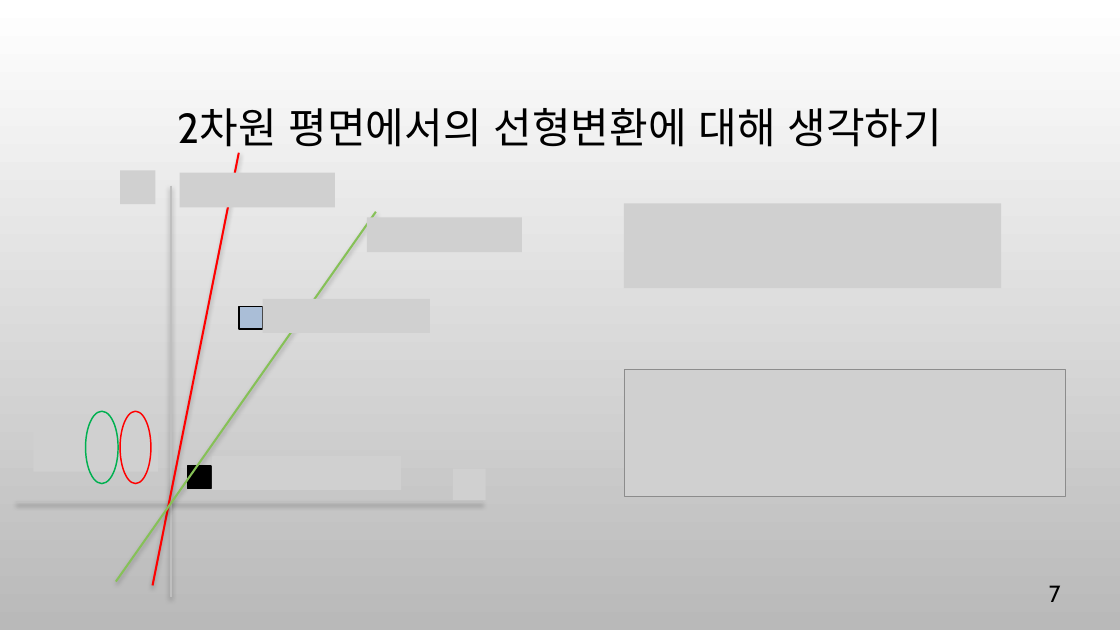
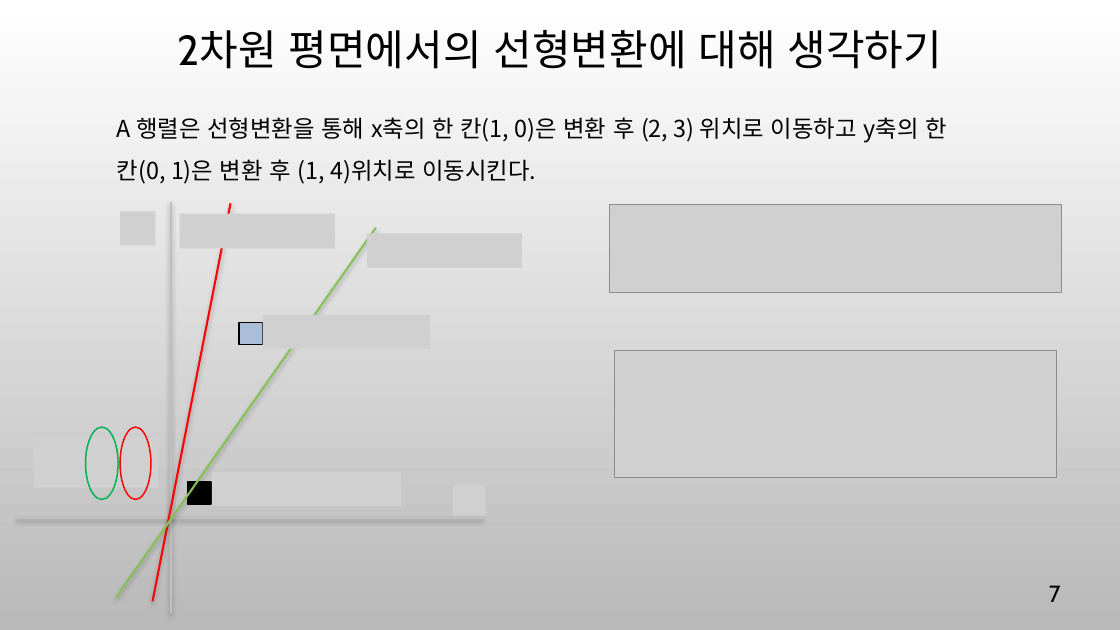
Before and after one commit to ancestor9/mathematics-for-machine-learning, a slide deck: slide 7 of w5_PCA_linear_transformation.pptx. Drawn at 1120x630 pixels with LibreOffice and Linux fonts; fonts in the diff are those of the drawing; grey boxes stand for pictures; background and template pictures are left out. Boxes give left, top, right and bottom in pixels: in the first picture for what was removed or moved away, otherwise in the second. Text is boxed around its words. In the diff, an @@ line names an element or a change of style, - is before the commit and + after.

```diff
--- a/w5_PCA_linear_transformation.pptx
+++ b/w5_PCA_linear_transformation.pptx
@@ title "2차원 평면에서의 선형변환에 대해 생각하기" rewrapped from (178,108,943,153) to (178,30,943,69) @@
@@ text added at (117,117,946,184), 20 pt, text #000000 @@
+A 행렬은 선형변환을 통해 x축의 한 칸(1, 0)은 변환 후 (2, 3) 위치로 이동하고 y축의 한 칸(0, 1)은 변환 후 (1, 4)위치로 이동시킨다.
@@ picture removed at (120,171,155,204) @@
@@ picture removed at (180,173,335,208) @@
@@ line moved from (239, 153) - (153, 586) to (230, 203) - (153, 602) @@
@@ picture: place and size @@
-picture at (624,203,1002,288)
+picture at (609,205,1062,293)
@@ picture added at (120,212,155,245) @@
@@ picture added at (180,213,335,248) @@
@@ picture: place and size @@
-picture at (624,369,1066,497)
+picture at (615,350,1057,478)
@@ 5 pictures, 3 lines, 2 ellipses, 2 rectangles: place and size @@
-5 pictures, 3 lines, 2 ellipses, 2 rectangles at (16,186,523,597)
+5 pictures, 3 lines, 2 ellipses, 2 rectangles at (16,202,523,613)
```
Also in this commit, not shown: 12 other slides changed, 1 slide added, 5 slides removed.
